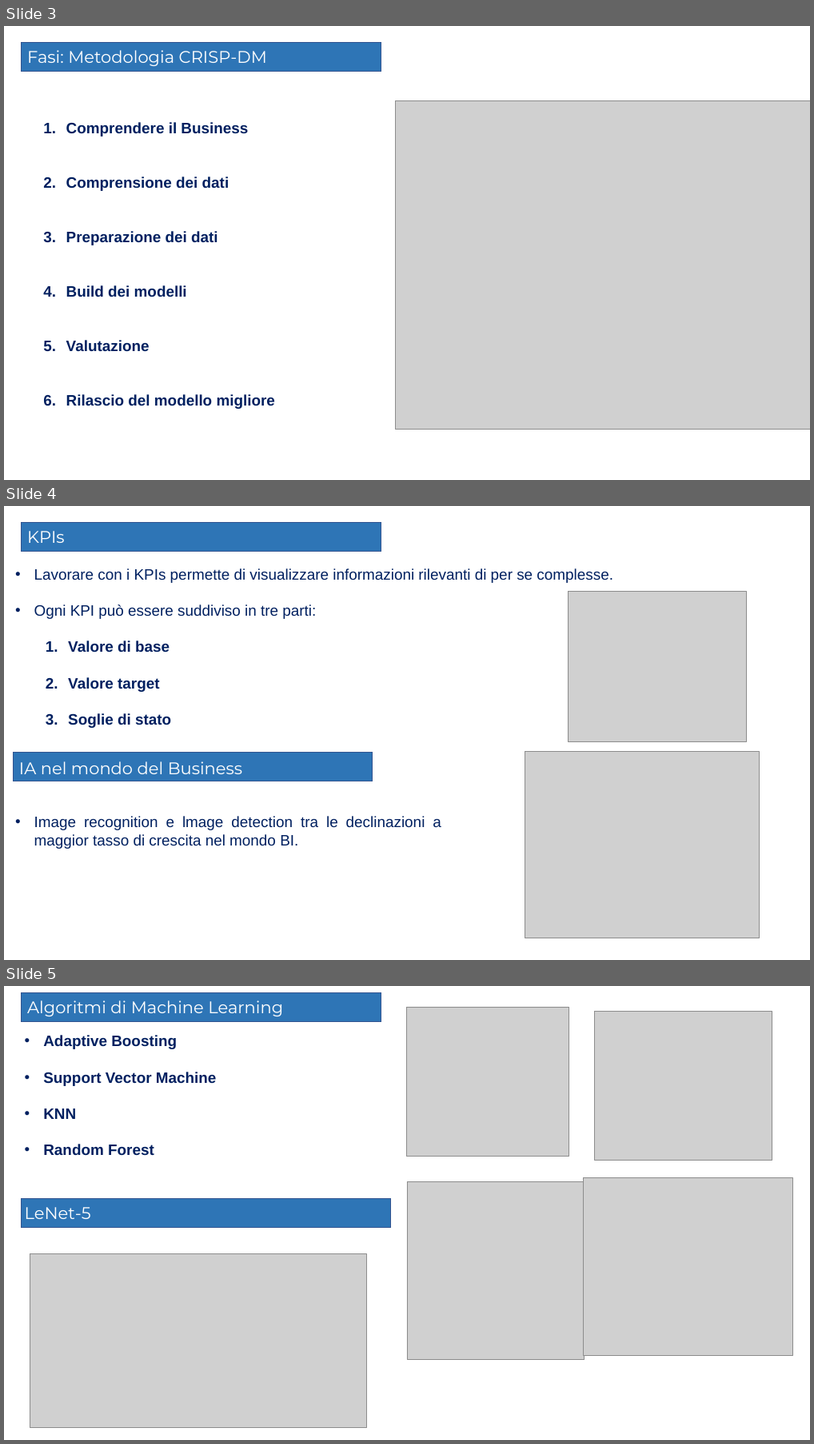
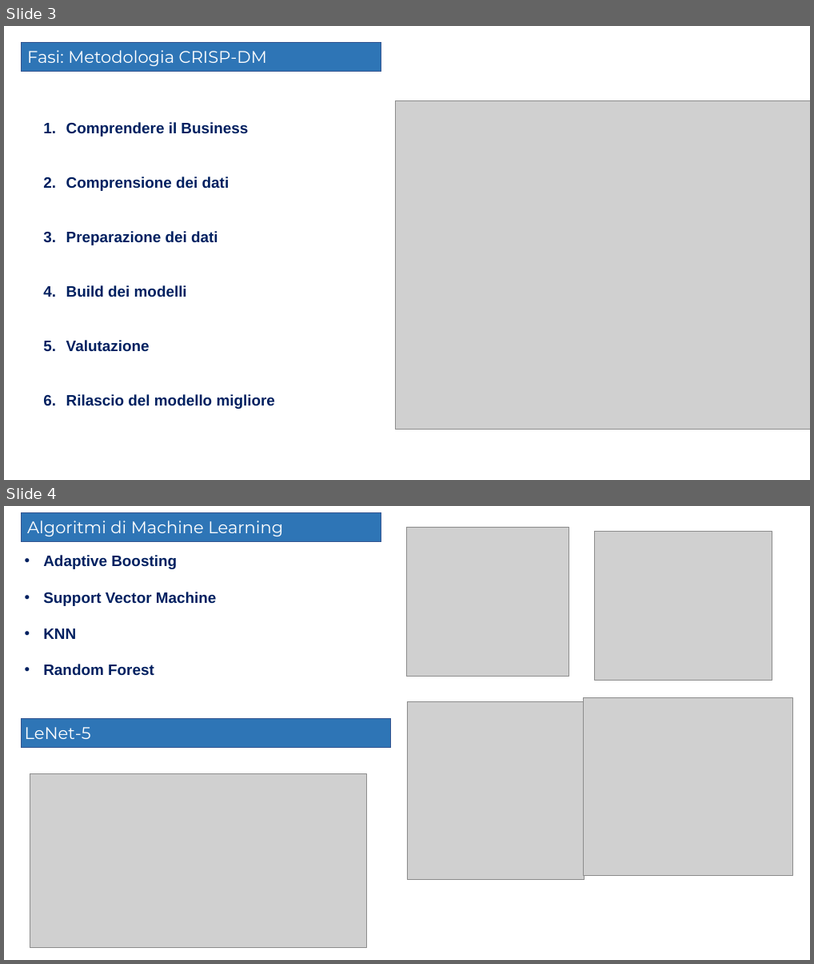
Before and after one commit to Elmaravilla7/Tesi, a slide deck: Presentazione204898.pptx. Shown one above the other, each under a label of ours: slides 3, 4 and 5 before the commit, slides 3 and 4 after it. The pictures are 814x1444 and 814x964 pixels, drawn with LibreOffice and Linux fonts; fonts in the diff are those of the drawing; grey boxes stand for pictures. Boxes give left, top, right and bottom in pixels: in the first picture for what was removed or moved away, otherwise in the second. Text is boxed around its words. In the diff, an @@ line names an element or a change of style, - is before the commit and + after.

```diff
--- a/Presentazione204898.pptx
+++ b/Presentazione204898.pptx
@@ slide 4 removed at bbox=[4, 506, 810, 960], background #FFFFFF @@
@@ rectangle removed at bbox=[22, 522, 382, 552] @@
@@ text removed at bbox=[27, 531, 64, 543] @@
-KPIs
@@ text removed at bbox=[34, 568, 614, 728] @@
-• Lavorare con i KPIs permette di visualizzare informazioni rilevanti di per se complesse.
-• Ogni KPI può essere suddiviso in tre parti:
-  1. Valore di base
-  2. Valore target
-  3. Soglie di stato
@@ picture removed at bbox=[569, 592, 747, 741] @@
@@ rectangle removed at bbox=[13, 752, 373, 781] @@
@@ text removed at bbox=[19, 761, 242, 774] @@
-IA nel mondo del Business
@@ picture removed at bbox=[525, 752, 759, 938] @@
@@ text removed at bbox=[34, 816, 442, 848] @@
-• Image recognition e lmage detection tra le declinazioni a maggior tasso di crescita nel mondo BI.
@@ what was slide 5 is now slide 4 @@
```
Also in this commit, not shown: 3 slides changed.
